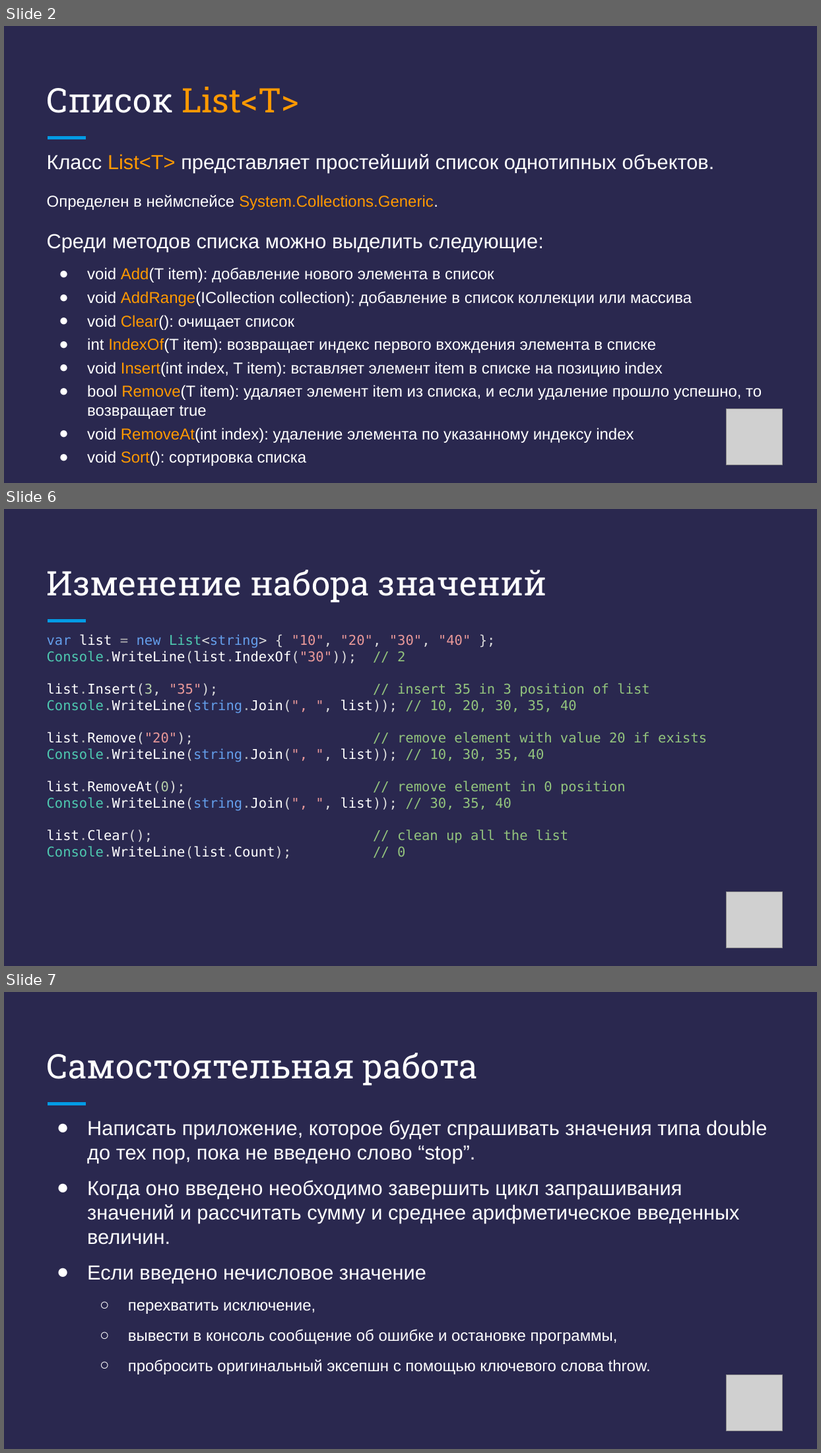
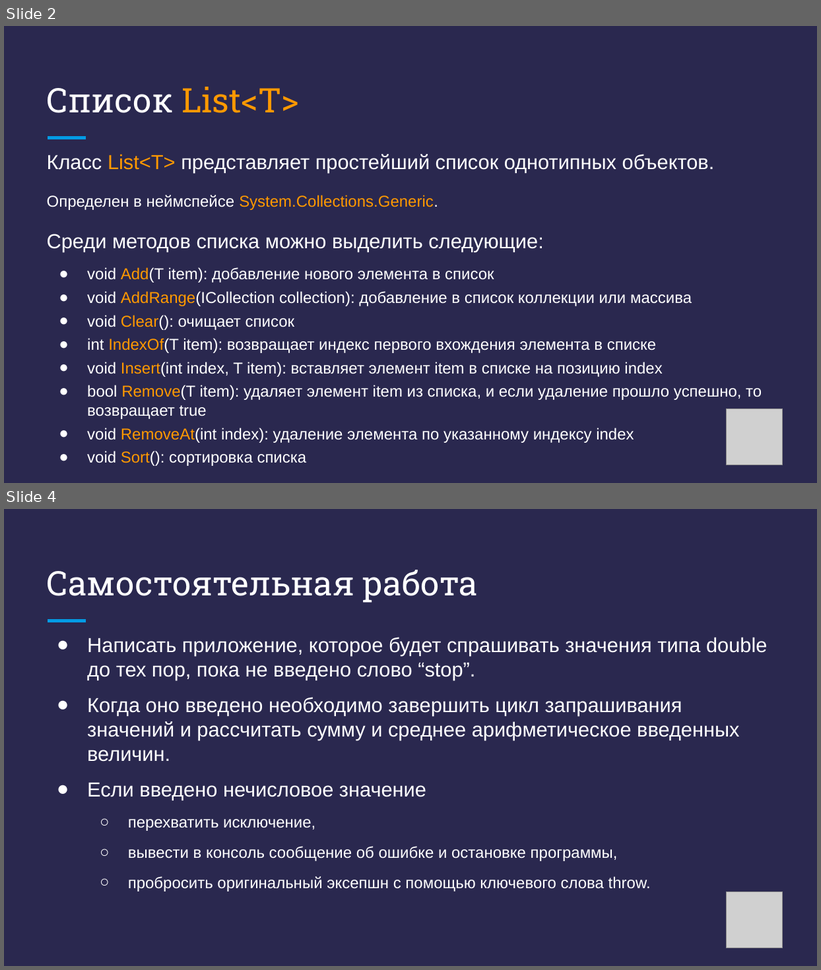
Before and after one commit to DenisKaVladimirovich/MyLessons, a slide deck: 08/Презентация - C# + .NET - Урок 8.pptx. Shown one above the other, each under a label of ours: slides 2, 6 and 7 before the commit, slides 2 and 4 after it; the slides between them are not shown. The pictures are 821x1453 and 821x970 pixels, drawn with LibreOffice and Linux fonts; fonts in the diff are those of the drawing; grey boxes stand for pictures. Boxes give left, top, right and bottom in pixels: in the first picture for what was removed or moved away, otherwise in the second. Text is boxed around its words. In the diff, an @@ line names an element or a change of style, - is before the commit and + after.

```diff
--- a/08/Презентация - C# + .NET - Урок 8.pptx
+++ b/08/Презентация - C# + .NET - Урок 8.pptx
@@ slide 6 removed at (4,509,817,966), background #2A284F; not listed: 1 template element that a slide beside it also shows @@
@@ title removed at (47,570,547,603) @@
-Изменение набора значений
@@ text removed at (47,634,707,857) @@
-var list = new List<string> { "10", "20", "30", "40" };
-Console.WriteLine(list.IndexOf("30")); // 2
-list.Insert(3, "35"); // insert 35 in 3 position of list
-Console.WriteLine(string.Join(", ", list)); // 10, 20, 30, 35, 40
-list.Remove("20"); // remove element with value 20 if exists
-Console.WriteLine(string.Join(", ", list)); // 10, 30, 35, 40
-list.RemoveAt(0); // remove element in 0 position
-Console.WriteLine(string.Join(", ", list)); // 30, 35, 40
-list.Clear(); // clean up all the list
-Console.WriteLine(list.Count); // 0
@@ picture removed at (726,892,782,948) @@
@@ what was slide 7 is now slide 4 @@
```
Also in this commit, not shown: 2 slides changed, 2 other slides removed, 27 other files.
